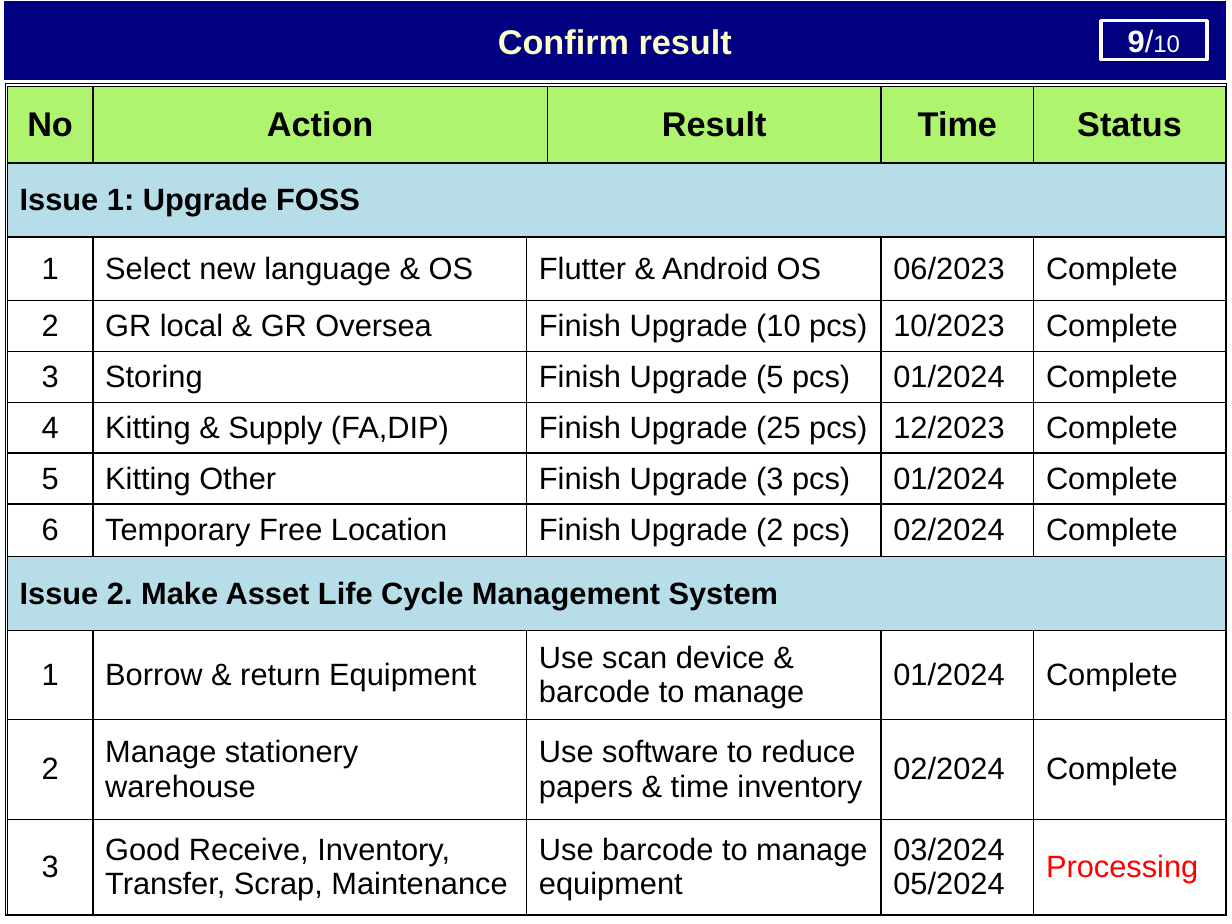
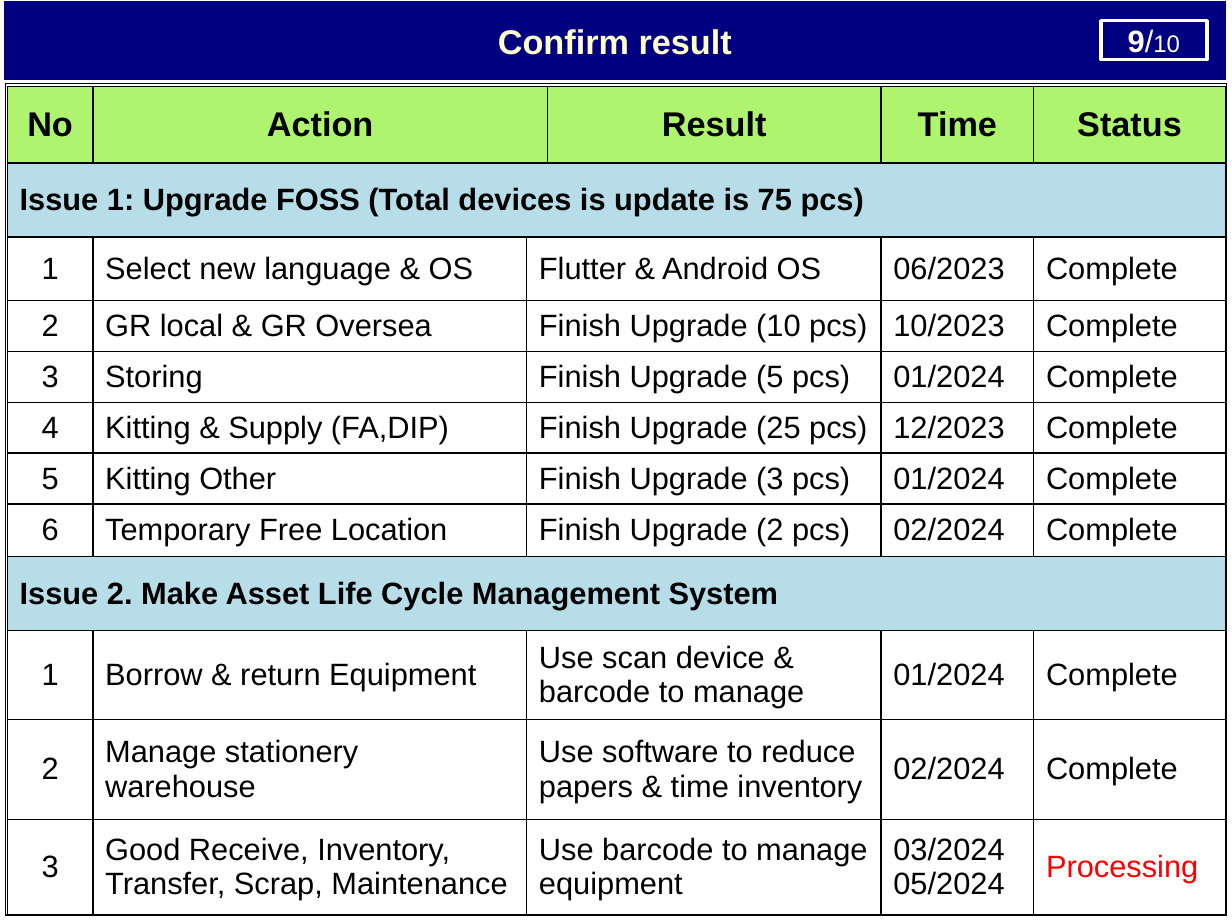
Before and after one commit to thietbicongnghevietnam/ReportPSNV, a slide deck: slide 10 of Report_test.pptx. Drawn at 1232x924 pixels with LibreOffice and Linux fonts; fonts in the diff are those of the drawing. Boxes give left, top, right and bottom in pixels: in the first picture for what was removed or moved away, otherwise in the second. Text is boxed around its words. In the diff, an @@ line names an element or a change of style, - is before the commit and + after.

```diff
--- a/Report_test.pptx
+++ b/Report_test.pptx
@@ table at bbox=[7, 86, 1226, 914] @@
-row 2, column 1: Issue 1: Upgrade FOSS
+row 2, column 1: Issue 1: Upgrade FOSS (Total devices is update is 75 pcs)
```
Also in this commit, not shown: 3 other slides changed.
